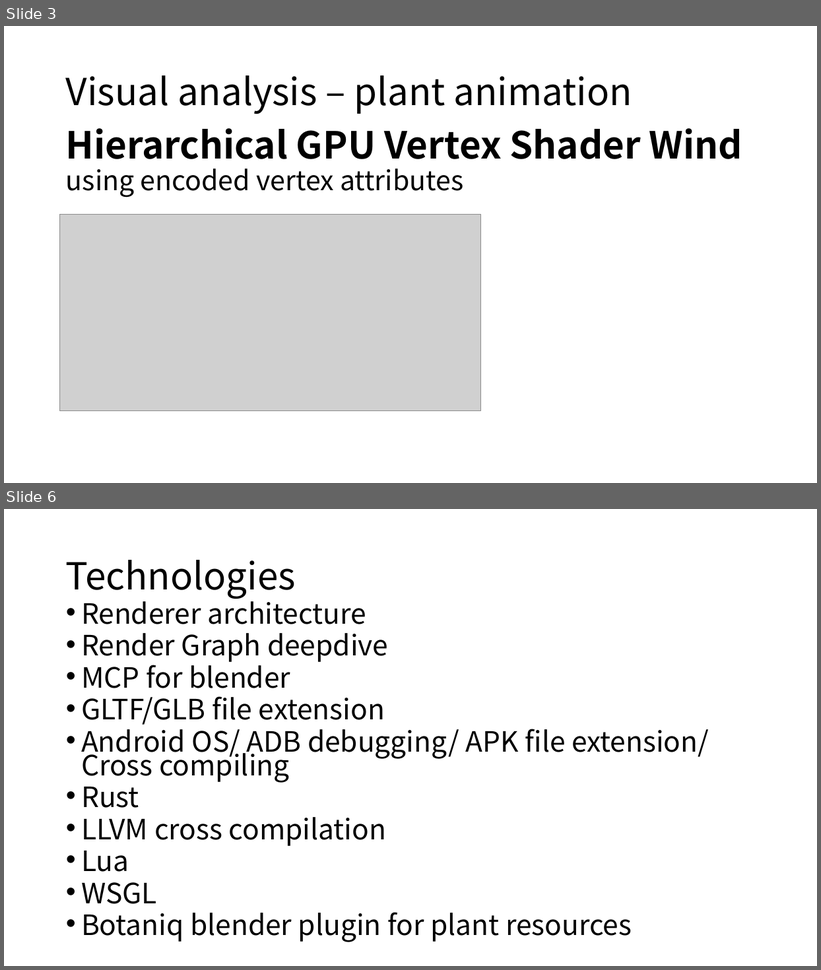
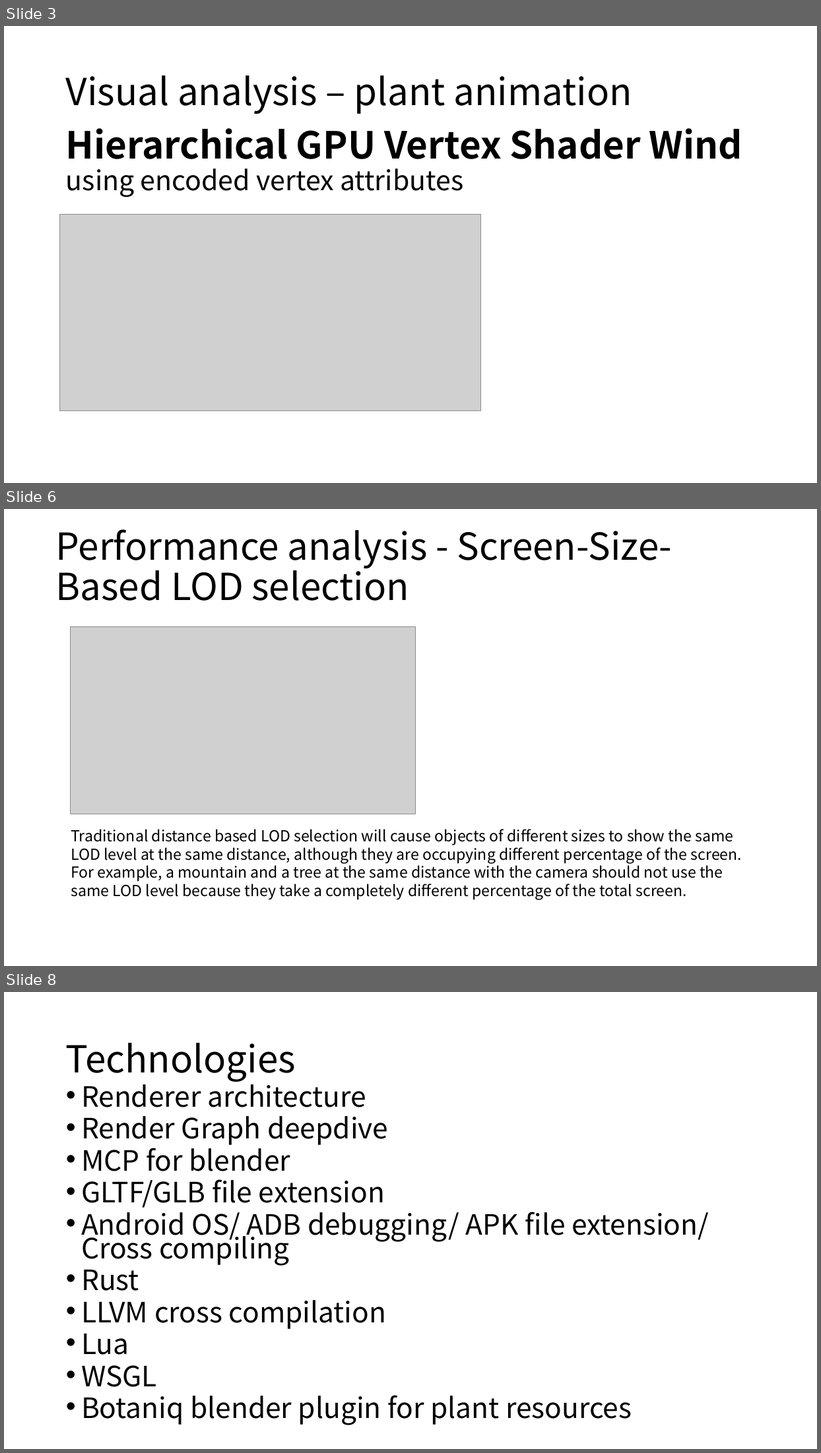
Before and after one commit to boycececil666gmailcom/webgpu-renderer, a slide deck: WebGPU Renderer.pptx. Shown one above the other, each under a label of ours: slides 3 and 6 before the commit, slides 3, 6 and 8 after it; the slides between them are not shown. The pictures are 821x970 and 821x1453 pixels, drawn with LibreOffice and Linux fonts; fonts in the diff are those of the drawing; grey boxes stand for pictures. Boxes give left, top, right and bottom in pixels: in the first picture for what was removed or moved away, otherwise in the second. Text is boxed around its words. In the diff, an @@ line names an element or a change of style, - is before the commit and + after.

Commit message:
feat(lod): integrate multi-LOD screen-coverage foliage scattering and dynamic culling

```diff
--- a/WebGPU Renderer.pptx
+++ b/WebGPU Renderer.pptx
@@ slide 6 added at (4, 509, 817, 966), background #FFFFFF @@
@@ title added at (56, 529, 672, 601), 44 pt, text #000000 @@
+Performance analysis - Screen-Size-Based LOD selection
@@ picture added at (70, 626, 416, 815) @@
@@ text added at (71, 829, 742, 900), 18 pt, text #000000 @@
+Traditional distance based LOD selection will cause objects of different sizes to show the same LOD level at the same distance, although they are occupying different percentage of the screen.
+For example, a mountain and a tree at the same distance with the camera should not use the same LOD level because they take a completely different percentage of the total screen.
@@ what was slide 6 is now slide 8 @@
```
Also in this commit, not shown: 2 slides changed, 1 other slide added, 11 other files.
